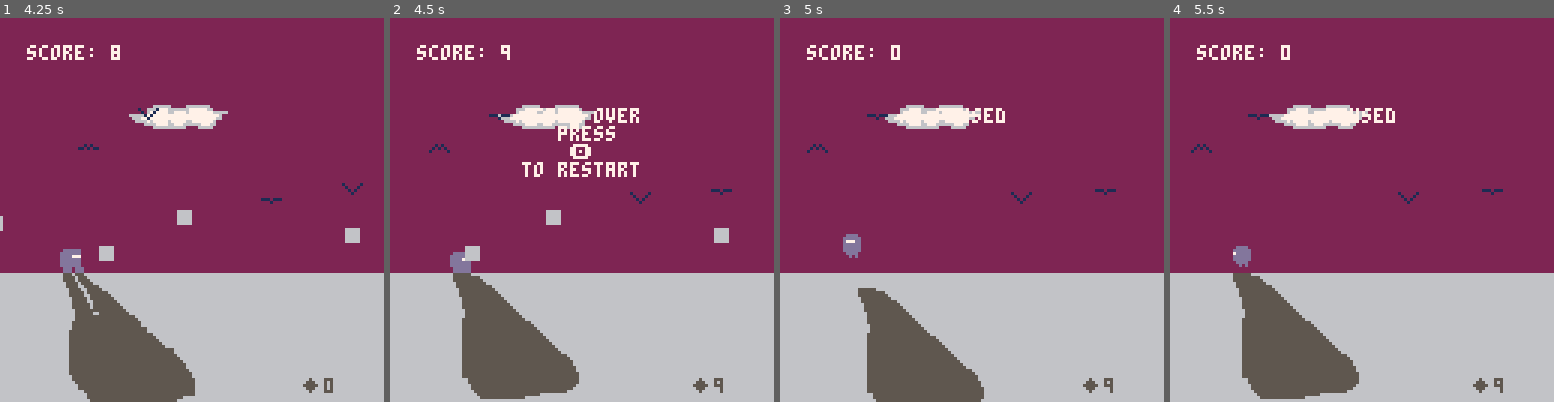
Above: before the commit, frames 1-4 (left to right).
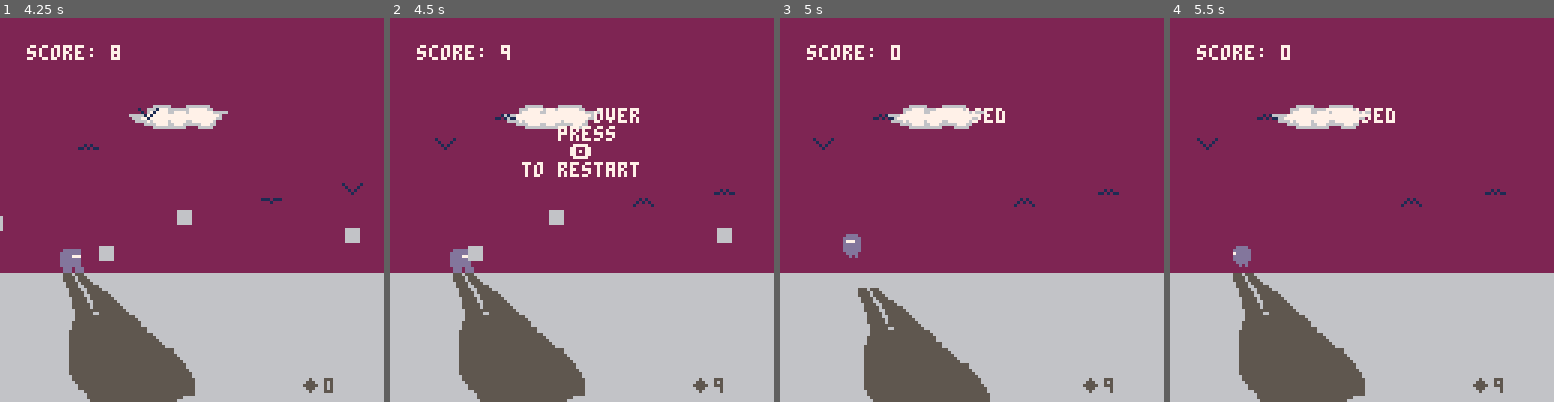
Above: after the commit, the same moments.

Repository: oliverruoff/Pico-Dodge
Game: PICO-8 cartridge pico-dodge.p8
The game is run twice, just before and just after one commit, with the same random seed, the same clock (stepped at 60 frames per second) and the same inputs.
Inputs:
- Up to frame 1 (4.25 s): tap X (X key) at 0.33, 1.07, 1.85, 2.97, 4.08 s; tap O (Z key) at 0.7, 1.7, 2.1, 2.5, 2.9, 3.3, 3.7, 4.1 s; hold Up 2.15-2.42 s; hold Down 3.63-3.97 s
- Up to frame 2 (4.5 s): no input
- Up to frame 3 (5 s): tap O (Z key) at 4.5, 4.9 s; hold Up from 4.73 s (still down)
- Up to frame 4 (5.5 s): release Up at 5.03 s; tap X (X key) at 5.2 s; tap O (Z key) at 5.3 s

Frame 1 is identical in both runs. In frame 2, 1.6% of the frame differs, in the area x 10-90%, y 22-100%; in frame 3, 0.9%; in frame 4, 1.3%.

Commit message:
improved collision detection

Diff:
--- a/pico-dodge.p8
+++ b/pico-dodge.p8
@@ -61,23 +61,6 @@
 			   score+=1
 			 end
 
-			 		-- checking collision
-			 		-- meaning game over
-				if check_collis() then
-				  game_over = true
-				  paused = true
-				  center_print.active=true
-				  center_print.txt=
-				  		"  game over"..
-				  		"\n    press"..
-				  		"\n     🅾️"..
-				  		"\n to restart"
-				  if score > highscore then
-				    highscore = score
-				    savehighscore()
-				  end
-				end
-
 			 -- checking button presses
 		  -- up button pressed
 				if (btn(⬆️) or btn(❎)) then
@@ -126,6 +110,24 @@
 				end
 				anim_cnt += 1
   end
+
+  		-- checking collision
+			 		-- meaning game over
+				if check_collis() then
+				  game_over = true
+				  paused = true
+				  center_print.active=true
+				  center_print.txt=
+				  		"  game over"..
+				  		"\n    press"..
+				  		"\n     🅾️"..
+				  		"\n to restart"
+				  if score > highscore then
+				    highscore = score
+				    savehighscore()
+				  end
+				end
+
   score_conf.txt = score
   highscore_print.txt =
   		highscore
Not shown, changed: README.md
Not shown, changed: pico-dodge.p8.html
Not shown, changed: pico-dodge.p8.js
Not shown, changed: pico-dodge.p8.png
